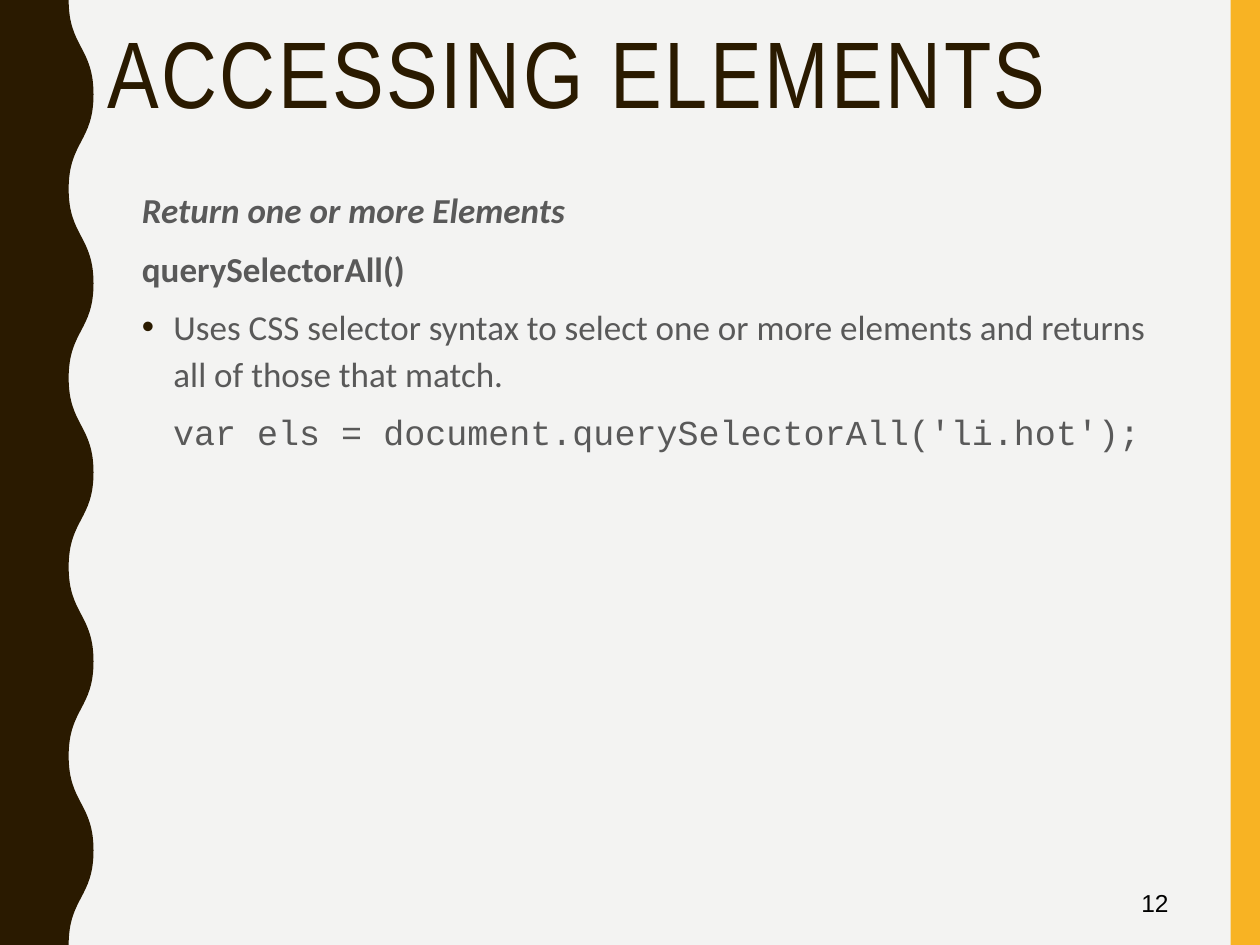
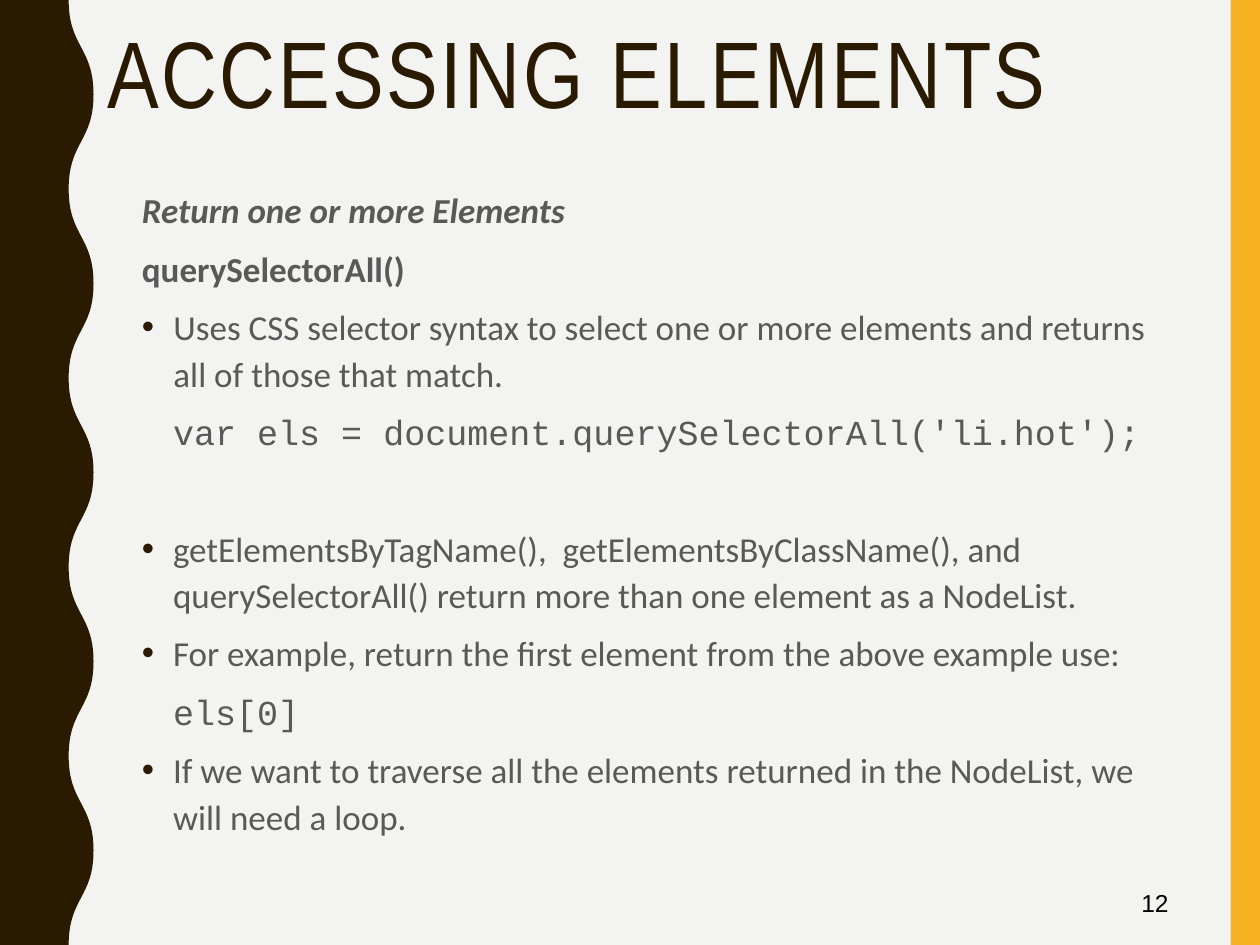
Before and after one commit to mlyngweb1/Website-Development-2-src, a slide deck: slide 12 of topic-04-JavaScript-3/talk-1/talk-1.pptx. Drawn at 1260x945 pixels with LibreOffice and Linux fonts; fonts in the diff are those of the drawing. Boxes give left, top, right and bottom in pixels: in the first picture for what was removed or moved away, otherwise in the second. Text is boxed around its words. In the diff, an @@ line names an element or a change of style, - is before the commit and + after.

```diff
--- a/topic-04-JavaScript-3/talk-1/talk-1.pptx
+++ b/topic-04-JavaScript-3/talk-1/talk-1.pptx
@@ text at (173,536,1133,836): paragraphs added @@
+• getElementsByTagName(), getElementsByClassName(), and querySelectorAll() return more than one element as a NodeList.
+• For example, return the first element from the above example use:
+els[0]
+• If we want to traverse all the elements returned in the NodeList, we will need a loop.
```
Also in this commit, not shown: 8 other files.
